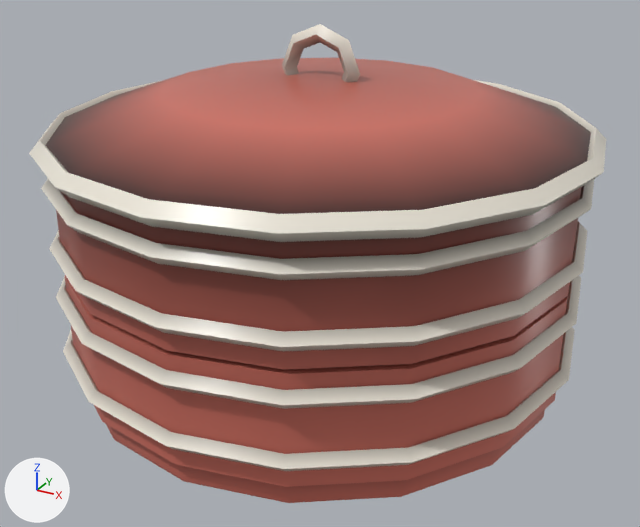
What one commit did to the glTF model public/models/modcar/items/kit_steamer.glb.
The view is the same before and after, from a 50 mm lens placed at (0.192, -0.349, 0.228), pointed at (0.005, -0.01, 0.058). Lighting does not change. The marker at lower left points along +X, +Y and +Z. The first picture is the older version. Where no turn or scale is listed for an object, it has been applied to the vertices. Vertices at exactly the same position are counted once.

In view in the first picture: 'LID', 'PART'.
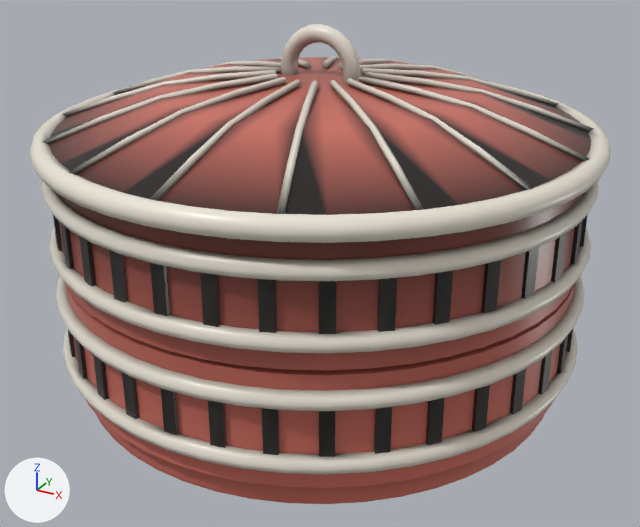
Edits to the bpy script that builds the scene:
```text
Change me_part:
    used by ob_part; location = (0.0, 0.0, 0.0)
    remove me_part.from_pydata(...)  # 512 vertices, 1016 faces; spans x -0.125..0.125, y -0.125..0.125, z 0.0..0.114
    add me_part.from_pydata(...)  # 2880 vertices, 5464 faces; spans x -0.125..0.125, y -0.125..0.125, z 0.0..0.114
    me_part part 1: a new loose piece, a box spanning x -0.003..0.003, y -0.1216..-0.12, z 0.025..0.051, in mat_paint_b
    me_part part 2: a new loose piece, a box spanning x -0.003..0.003, y -0.1216..-0.12, z 0.077..0.103, in mat_paint_b
    me_part part 3: 2320 vertices added at x -0.124..0.124, y -0.124..0.124, z 0.0..0.114
    other edits to the shape of me_part do not show in these pictures
Change me_lid:
    used by ob_lid; location = (0.0, 0.0, 0.116)
    remove me_lid.from_pydata(...)  # 146 vertices, 288 faces; spans x -0.128..0.128, y -0.128..0.128, z -0.001..0.052
    add me_lid.from_pydata(...)  # 1202 vertices, 2336 faces; spans x -0.128..0.128, y -0.128..0.128, z -0.001..0.052
    me_lid part 4: 1056 vertices added at x -0.127..0.127, y -0.127..0.127, z -0.001..0.051
```

Where the change shows, as pixel boxes [x1, y1, x2, y2] in the pictures (640 x 527 px):
'PART', reshaped: before [41, 178, 594, 503]; after [41, 181, 599, 504]
'LID', reshaped: before [29, 24, 606, 242]; after [29, 24, 611, 243]
part 1 of me_part, added: after [161, 388, 179, 436]
part 2 of me_part, added: after [150, 263, 170, 316]
part 3 of me_part, added: after [41, 181, 599, 504]
part 4 of me_lid, added: after [29, 24, 611, 243]
